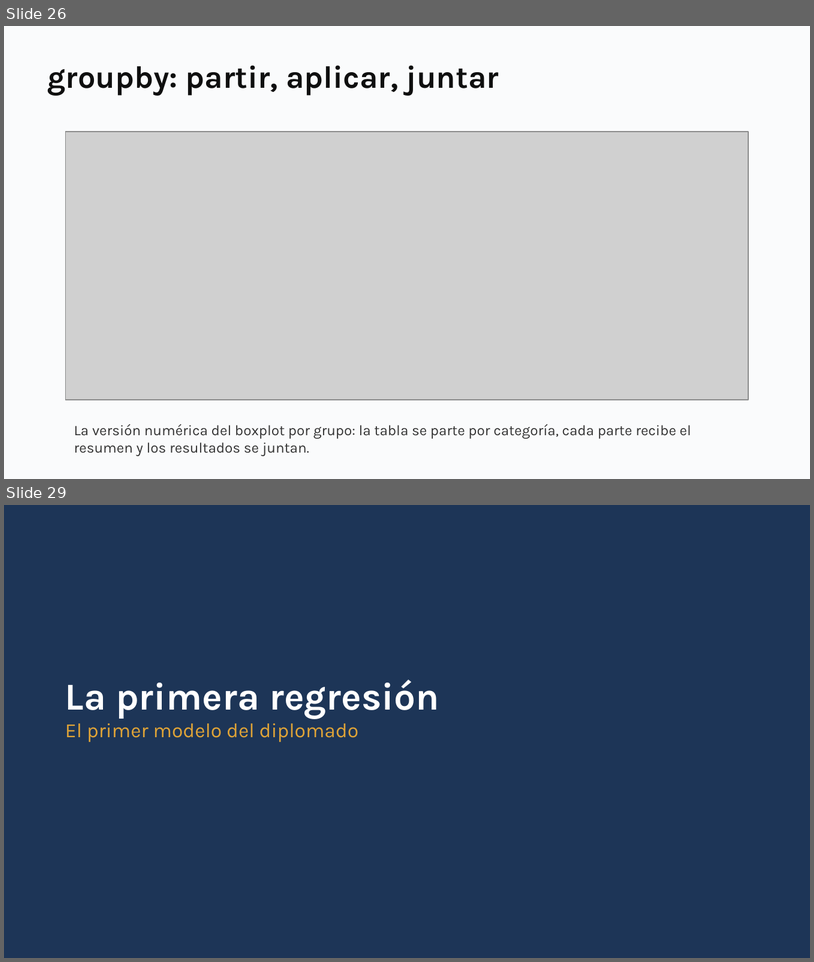
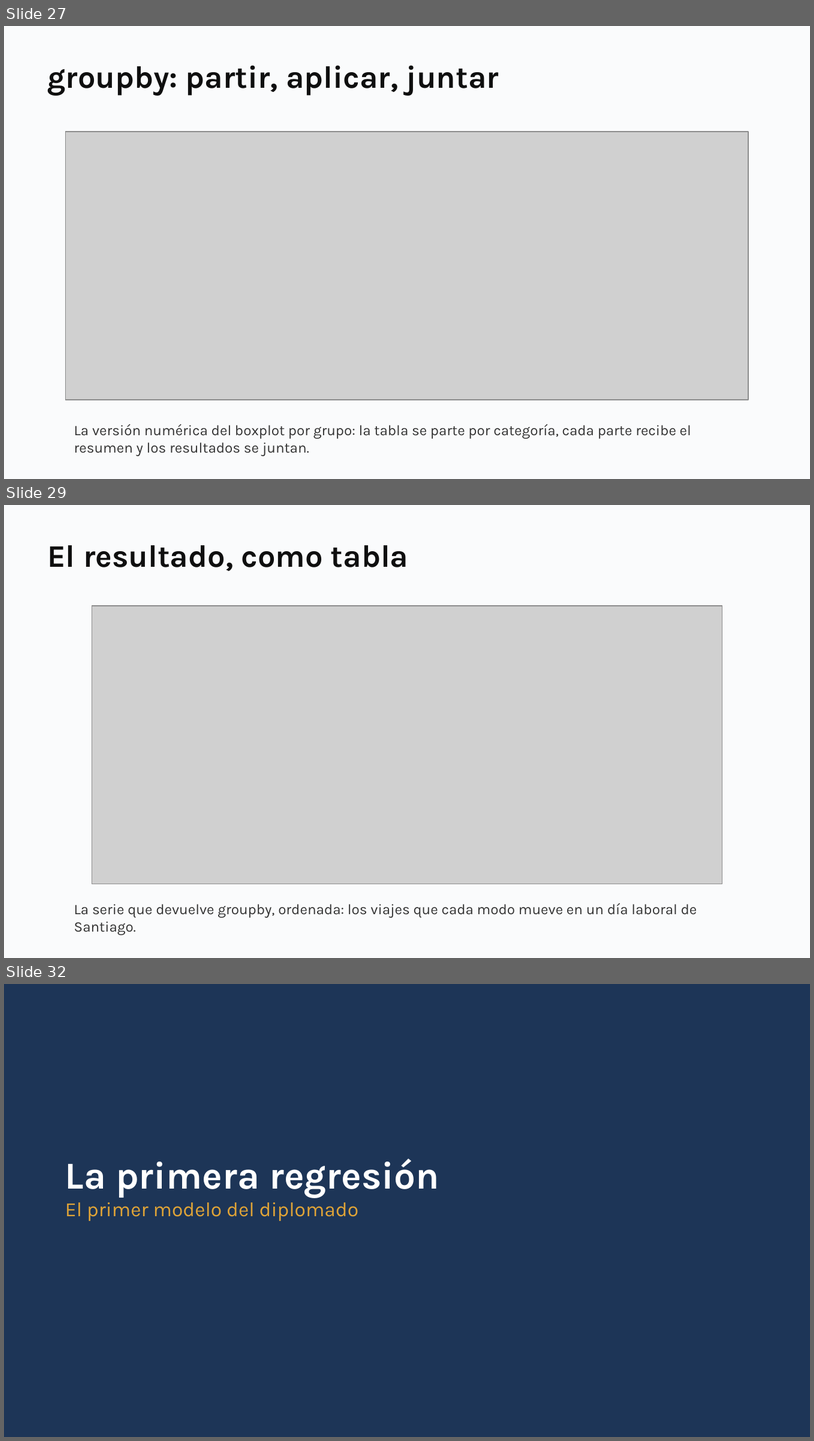
Before and after one commit to daniopitz/diplomado-cdd, a slide deck: presentaciones/clase03_eda_bivariado.pptx. Shown one above the other, each under a label of ours: slides 26 and 29 before the commit, slides 27, 29 and 32 after it; the slides between them are not shown. The pictures are 814x962 and 814x1441 pixels, drawn with LibreOffice and Linux fonts; fonts in the diff are those of the drawing; grey boxes stand for pictures. Boxes give left, top, right and bottom in pixels: in the first picture for what was removed or moved away, otherwise in the second. Text is boxed around its words. In the diff, an @@ line names an element or a change of style, - is before the commit and + after.

```diff
--- a/presentaciones/clase03_eda_bivariado.pptx
+++ b/presentaciones/clase03_eda_bivariado.pptx
@@ slide 29 added at [4,505,810,958], background #FFFFFF @@
@@ rectangle added at [4,505,810,958], fill #FAFBFC @@
@@ text added at [47,545,409,571], 28 pt, text #0F0F0F, bold @@
+El resultado, como tabla
@@ picture added at [92,606,723,884] @@
@@ text added at [74,903,698,935], 13 pt, text #333333 @@
+La serie que devuelve groupby, ordenada: los viajes que cada modo mueve en un día laboral de Santiago.
@@ what was slide 26 is now slide 27 @@
@@ what was slide 29 is now slide 32 @@
```
Also in this commit, not shown: 8 slides changed, 4 other slides added, 1 slide removed, 3 other files.
